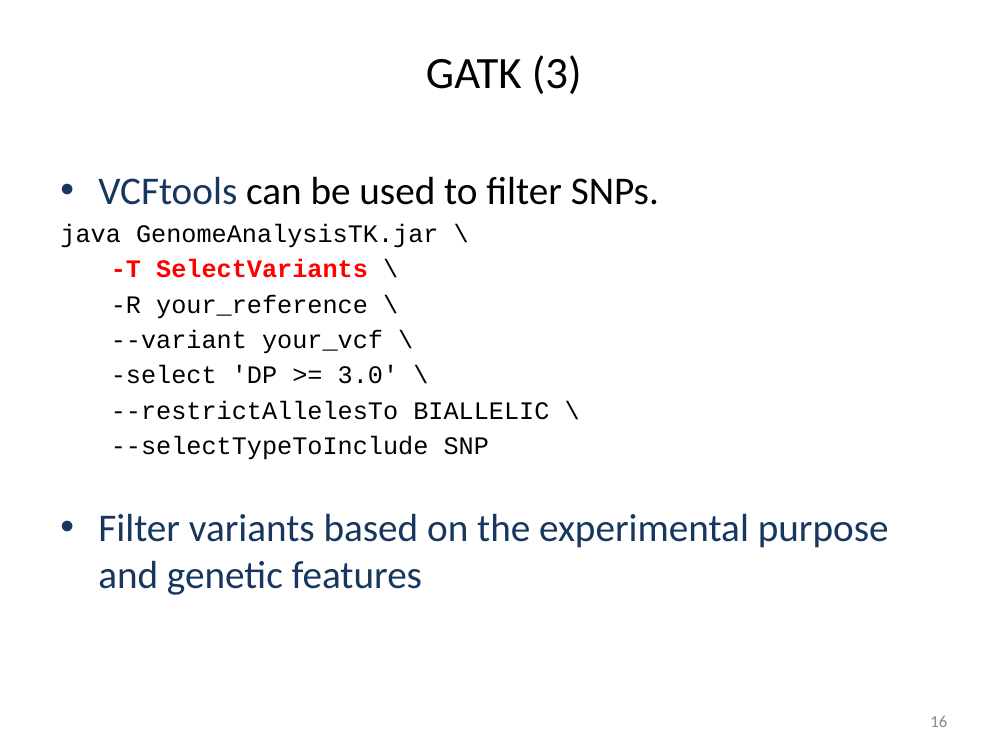
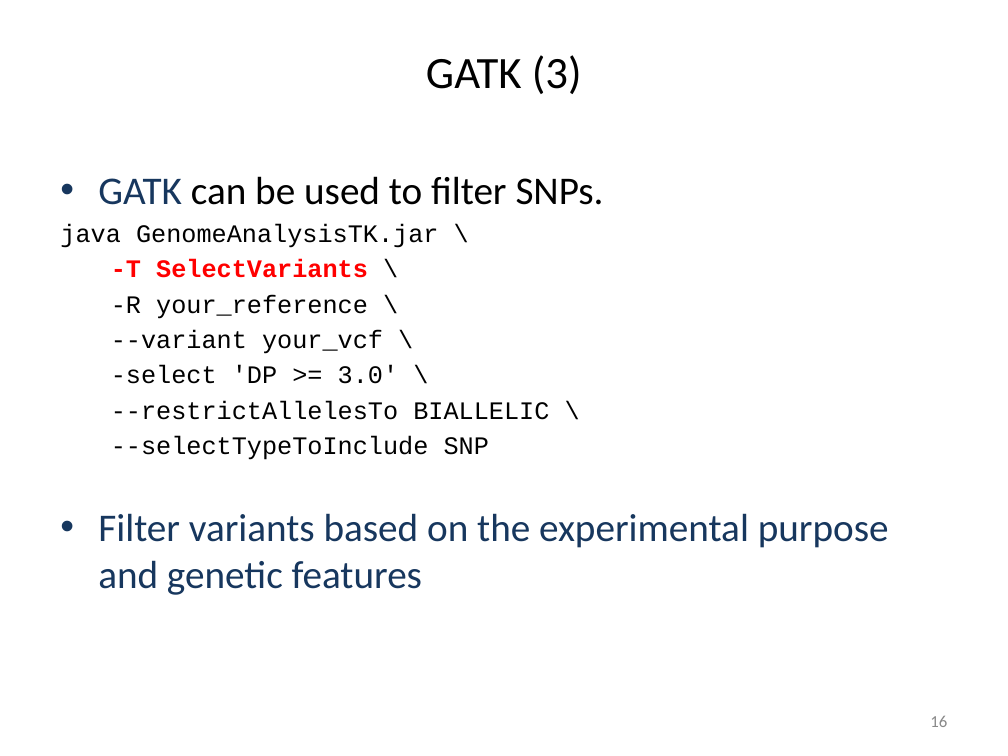
Before and after one commit to ravinpoudel/PLPTH813Bioinformatics, a slide deck: slide 17 of lectures/lecture09_variants.pptx. Drawn at 1008x756 pixels with LibreOffice and Linux fonts; fonts in the diff are those of the drawing. Boxes give left, top, right and bottom in pixels: in the first picture for what was removed or moved away, otherwise in the second. Text is boxed around its words. In the diff, an @@ line names an element or a change of style, - is before the commit and + after.

```diff
--- a/lectures/lecture09_variants.pptx
+++ b/lectures/lecture09_variants.pptx
@@ text at <box>98,176,604,205</box>: text changed @@
-• VCFtools can be used to filter SNPs.
+• GATK can be used to filter SNPs.
```
Also in this commit, not shown: 1 other slide changed.
